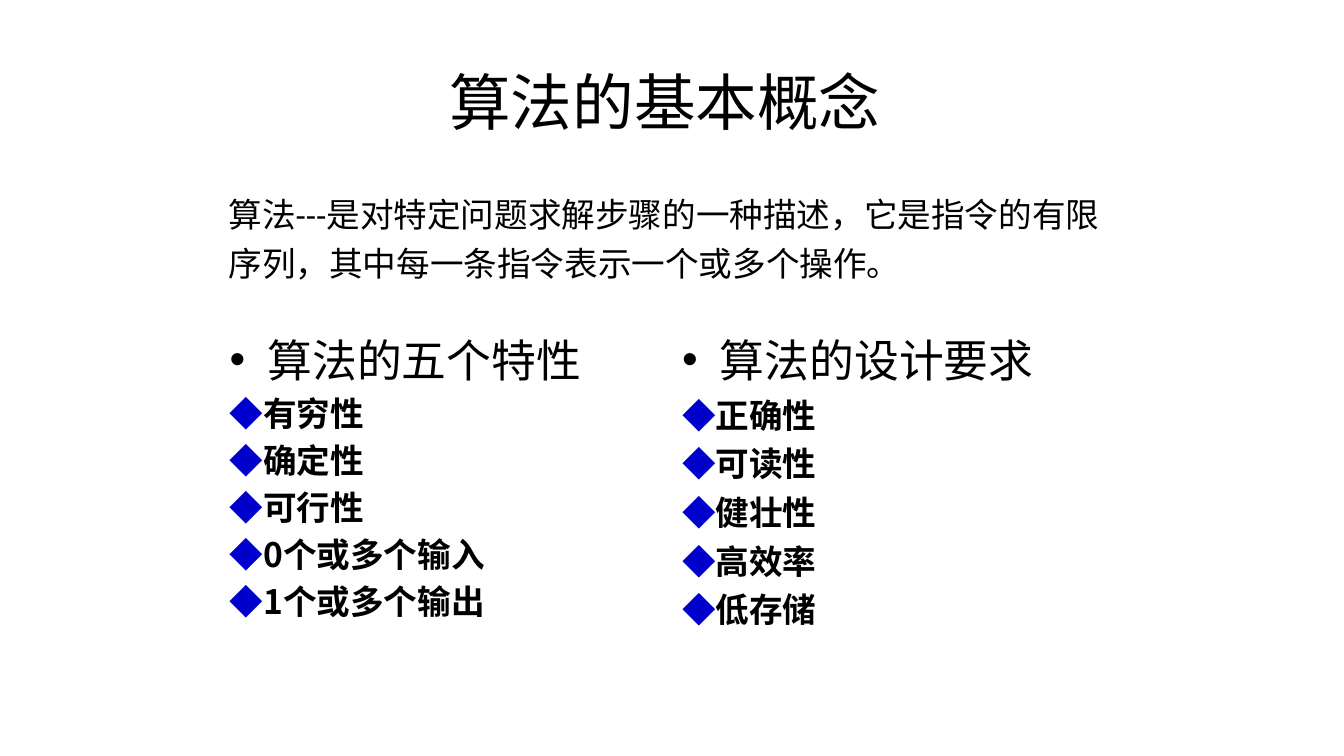
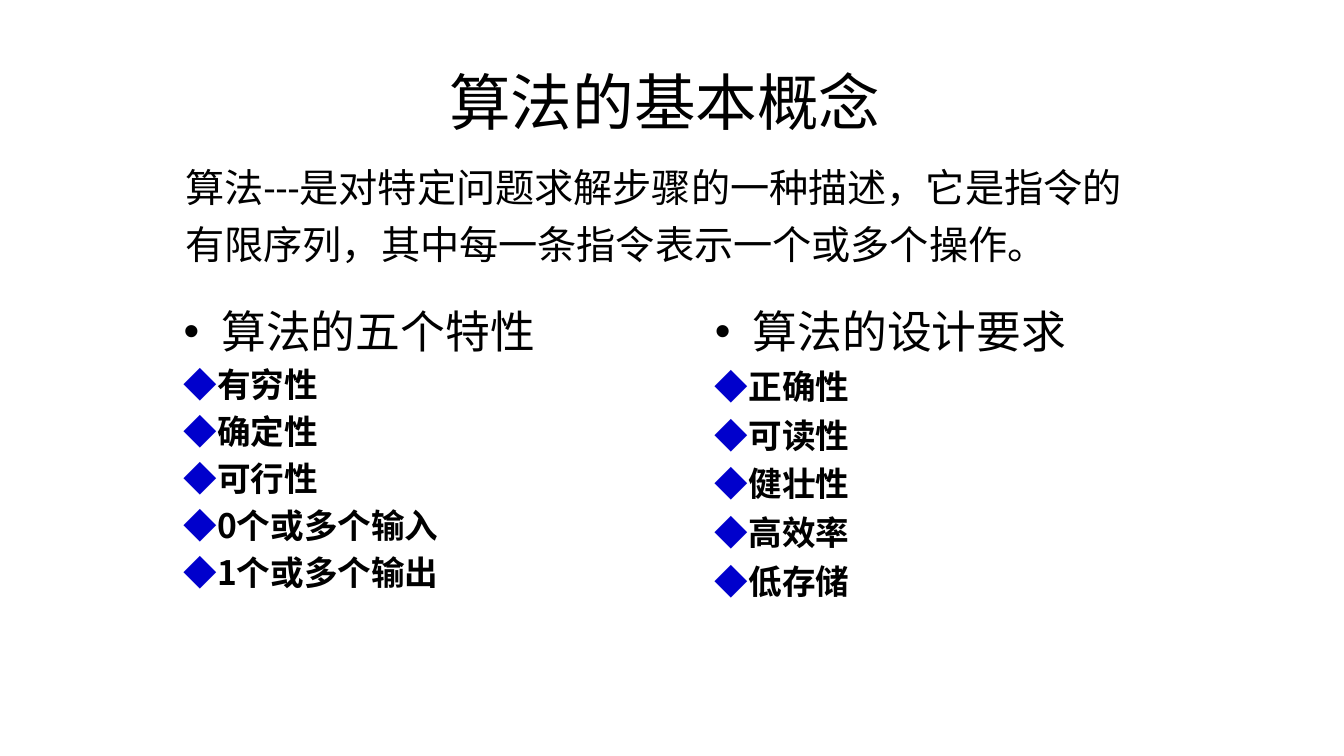
Before and after one commit to Gempittance/Data_Structur_Build, a slide deck: slide 33 of 数据结构PPT/ds1.pptx. Drawn at 1344x756 pixels with LibreOffice and Linux fonts; fonts in the diff are those of the drawing. Boxes give left, top, right and bottom in pixels: in the first picture for what was removed or moved away, otherwise in the second. Text is boxed around its words. In the diff, an @@ line names an element or a change of style, - is before the commit and + after.

```diff
--- a/数据结构PPT/ds1.pptx
+++ b/数据结构PPT/ds1.pptx
@@ title "算法---是对特定问题求解步骤的一种描述，它是指令的有限序列，其中每一条指令表示一个或多个操作。": place and size @@
-title "算法---是对特定问题求解步骤的一种描述，它是指令的有限序列，其中每一条指令表示一个或多个操作。" at (228,198,1099,280)
+title "算法---是对特定问题求解步骤的一种描述，它是指令的有限序列，其中每一条指令表示一个或多个操作。" at (185,169,1121,263)
@@ title "算法---是对特定问题求解步骤的一种描述，它是指令的有限序列，其中每一条指令表示一个或多个操作。" at (185,169,1121,263): size 24 to 28 pt @@
@@ text "算法的五个特性": place and size @@
-text "算法的五个特性" at (230,339,581,618)
+text "算法的五个特性" at (184,310,535,589)
@@ text "算法的设计要求": place and size @@
-text "算法的设计要求" at (682,339,1034,626)
+text "算法的设计要求" at (715,310,1067,598)
```
Also in this commit, not shown: 9 other slides changed, 1 slide added.
